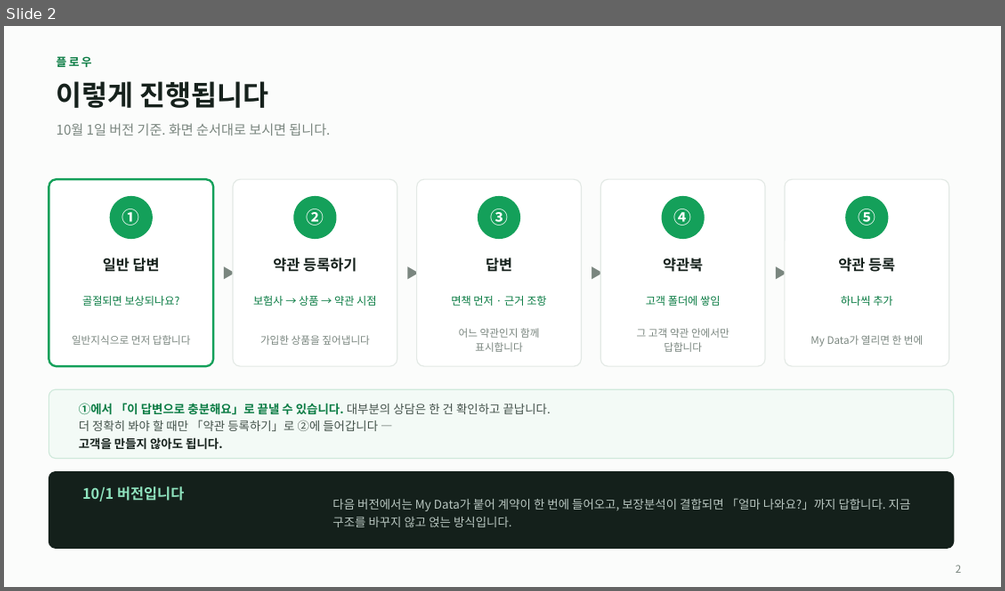
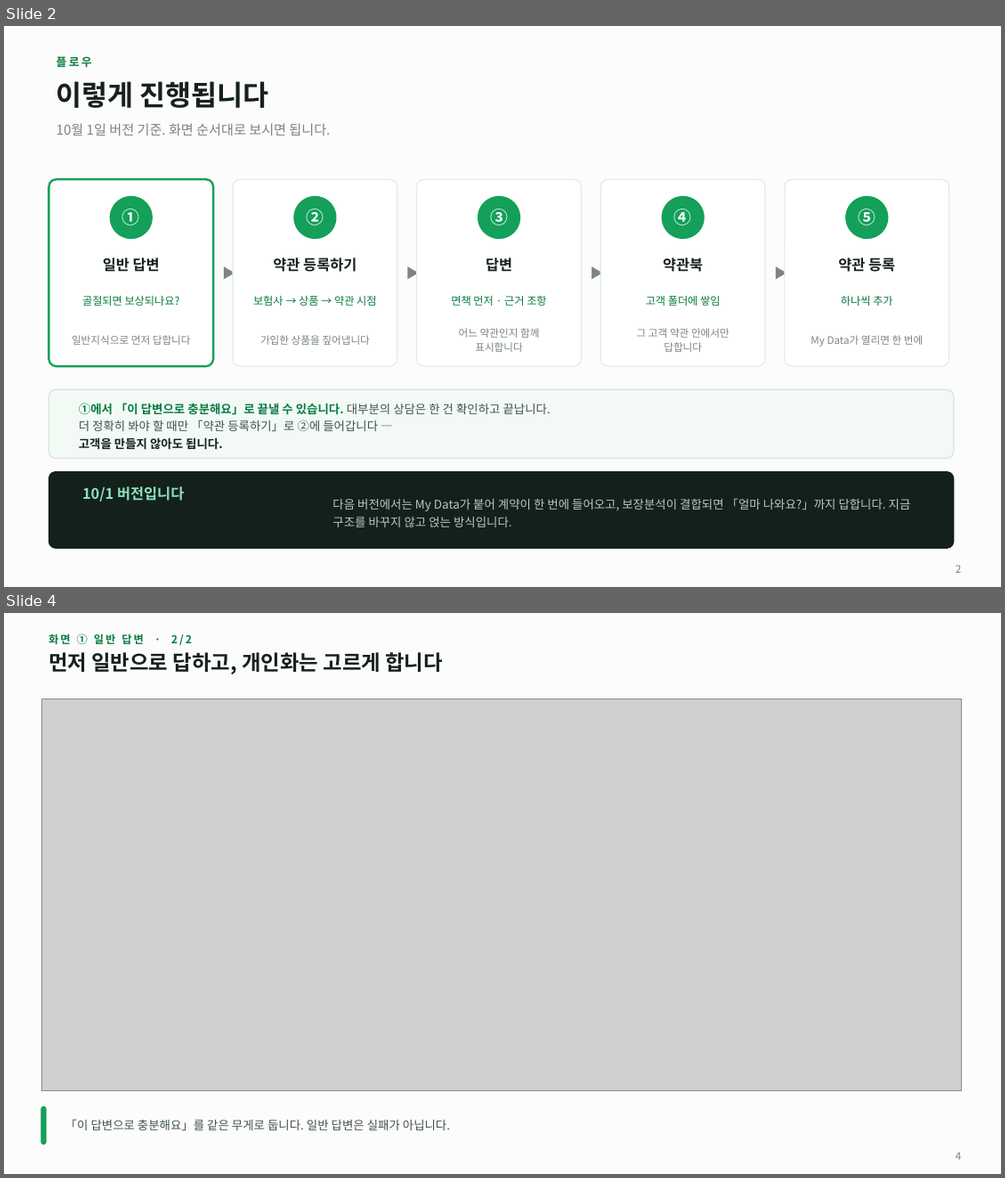
Before and after one commit to acathy870928-hash/chacha6377, a slide deck: docs/Insurance_AI_상담설계.pptx. Shown one above the other, each under a label of ours: slide 2 before the commit, slides 2 and 4 after it; the slides between them are not shown. The pictures are 1005x591 and 1005x1178 pixels, drawn with LibreOffice and Linux fonts; fonts in the diff are those of the drawing; grey boxes stand for pictures. Boxes give left, top, right and bottom in pixels: in the first picture for what was removed or moved away, otherwise in the second. Text is boxed around its words. In the diff, an @@ line names an element or a change of style, - is before the commit and + after.

```diff
--- a/docs/Insurance_AI_상담설계.pptx
+++ b/docs/Insurance_AI_상담설계.pptx
@@ slide 4 added at [4,613,1001,1174], background #FBFCFB @@
@@ text added at [48,633,192,646], 10.5 pt, text #0B7C44, bold @@
+화면 ① 일반 답변 · 2/2
@@ text added at [48,652,442,674], 20 pt, text #16211C, bold @@
+먼저 일반으로 답하고, 개인화는 고르게 합니다
@@ picture added at [41,699,961,1090] @@
@@ rounded rectangle added at [41,1107,46,1144], fill #14A05A, outline #14A05A 1 pt @@
@@ text added at [65,1119,450,1130], 11.5 pt, text #44524B @@
+「이 답변으로 충분해요」를 같은 무게로 둡니다. 일반 답변은 실패가 아닙니다.
@@ text added at [955,1151,961,1159], 10 pt, text #7A867F @@
+4
```
Also in this commit, not shown: 4 slides changed, 7 other slides added, 1 slide removed, 8 other files.
